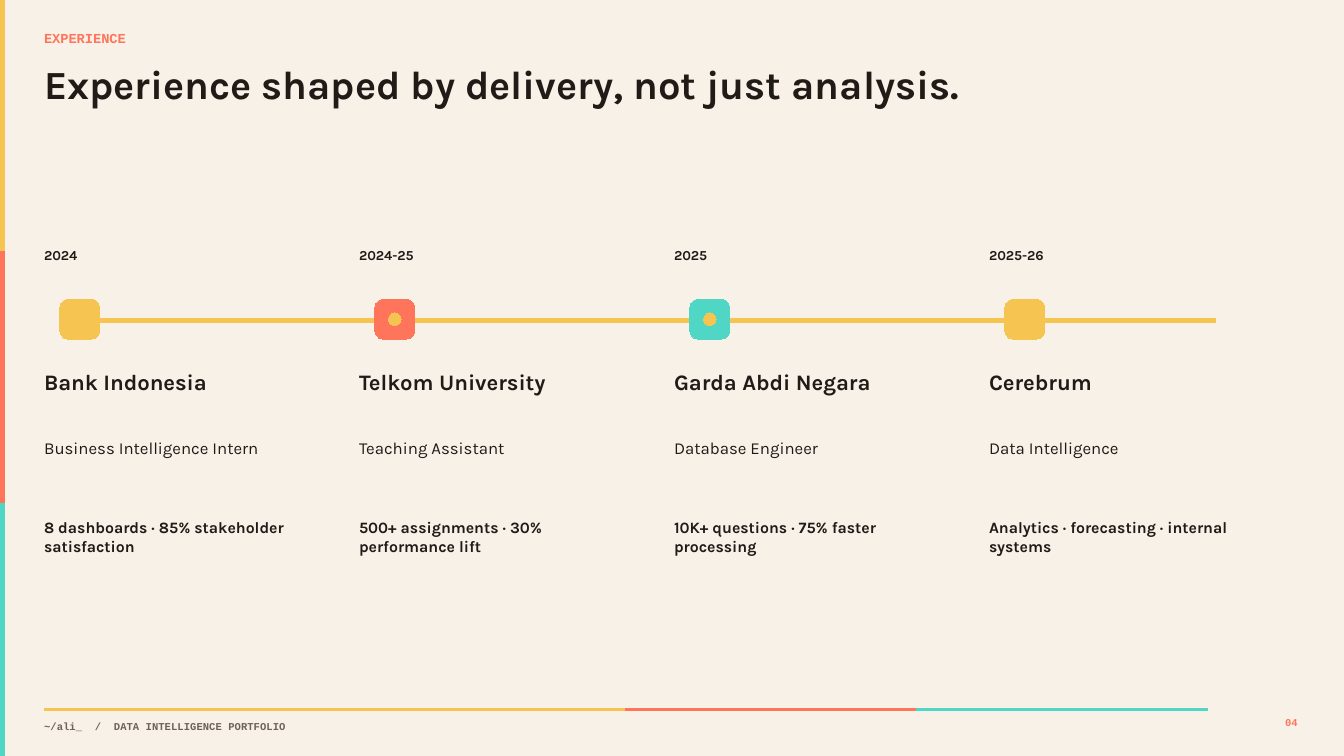
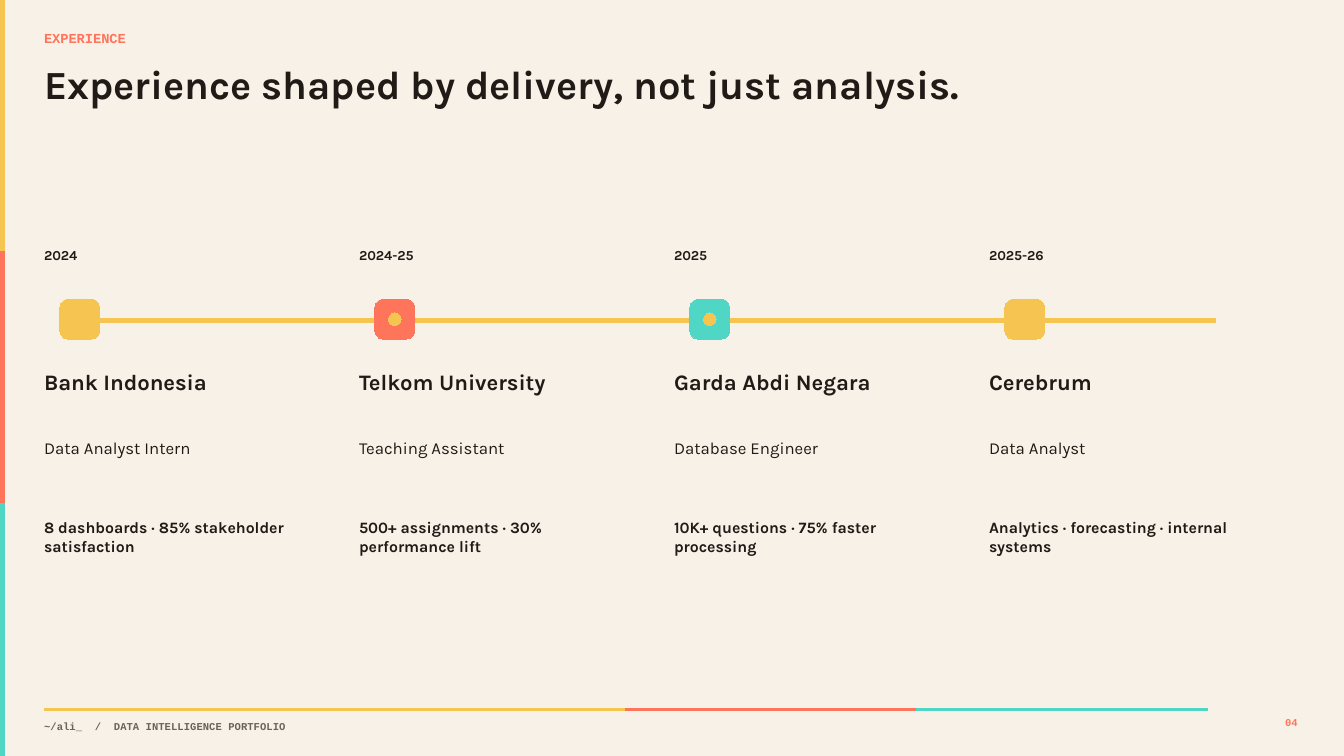
Before and after one commit to akbaralqahri/portofolio, a slide deck: slide 4 of outputs/Muhammad_Ali_Akbar_Al-Qahri_Portfolio_Minimal.pptx. Drawn at 1344x756 pixels with LibreOffice and Linux fonts; fonts in the diff are those of the drawing. Boxes give left, top, right and bottom in pixels: in the first picture for what was removed or moved away, otherwise in the second. Text is boxed around its words. In the diff, an @@ line names an element or a change of style, - is before the commit and + after.

```diff
--- a/outputs/Muhammad_Ali_Akbar_Al-Qahri_Portfolio_Minimal.pptx
+++ b/outputs/Muhammad_Ali_Akbar_Al-Qahri_Portfolio_Minimal.pptx
@@ text at [44, 442, 190, 458]: text changed @@
-Business Intelligence Intern
+Data Analyst Intern
@@ text at [989, 442, 1086, 458]: text changed @@
-Data Intelligence
+Data Analyst
```
Also in this commit, not shown: 1 other slide changed, 39 other files.
